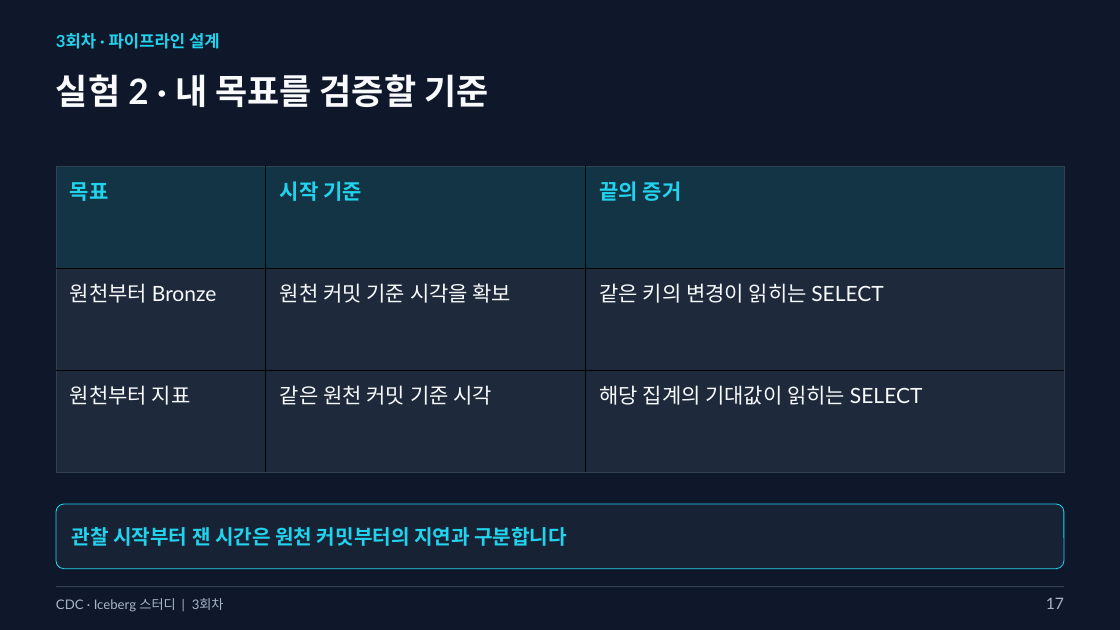
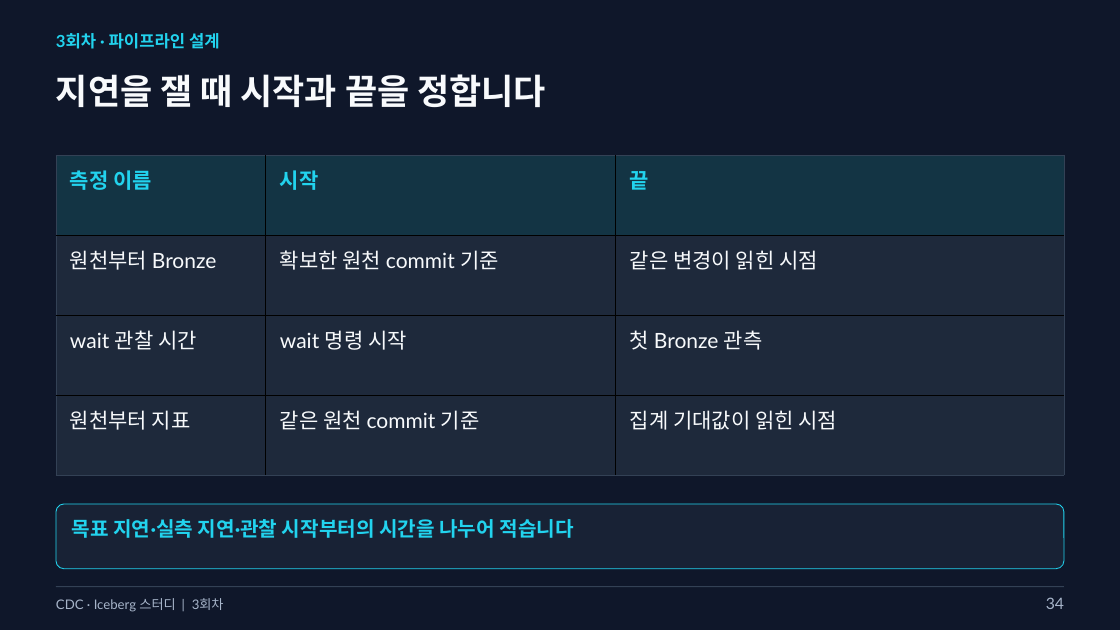
Before and after one commit to kim-dabin/cdc-lakehouse-study, a slide deck: slide 34 of labs/session03/slides/03-session03.pptx (slide 17 before the commit). Drawn at 1120x630 pixels with LibreOffice and Linux fonts; fonts in the diff are those of the drawing. Boxes give left, top, right and bottom in pixels: in the first picture for what was removed or moved away, otherwise in the second. Text is boxed around its words. In the diff, an @@ line names an element or a change of style, - is before the commit and + after.

```diff
--- a/labs/session03/slides/03-session03.pptx
+++ b/labs/session03/slides/03-session03.pptx
@@ text at <box>56,74,546,107</box>: text changed @@
-실험 2 · 내 목표를 검증할 기준
+지연을 잴 때 시작과 끝을 정합니다
@@ table at <box>56,155,1065,475</box> @@
-row 1: 목표 | 시작 기준 | 끝의 증거
-row 2: 원천부터 Bronze | 원천 커밋 기준 시각을 확보 | 같은 키의 변경이 읽히는 SELECT
-row 3: 원천부터 지표 | 같은 원천 커밋 기준 시각 | 해당 집계의 기대값이 읽히는 SELECT
+row 1: 측정 이름 | 시작 | 끝
+row 2: 원천부터 Bronze | 확보한 원천 commit 기준 | 같은 변경이 읽힌 시점
+row 3: wait 관찰 시간 | wait 명령 시작 | 첫 Bronze 관측
+row 4: 원천부터 지표 | 같은 원천 commit 기준 | 집계 기대값이 읽힌 시점
@@ table: place and size @@
-table at <box>56,166,1065,473</box>
+table at <box>56,155,1065,475</box>
@@ text "목표 지연·실측 지연·관찰 시작부터의 시간을 ..." at <box>72,519,574,538</box>: vertical alignment middle to top @@
@@ text at <box>72,519,574,538</box>: text changed @@
-관찰 시작부터 잰 시간은 원천 커밋부터의 지연과 구분합니다
+목표 지연·실측 지연·관찰 시작부터의 시간을 나누어 적습니다
@@ text at <box>1046,597,1064,609</box>: text changed @@
-17
+34
```
Also in this commit, not shown: 12 other slides changed, 39 slides added, 10 slides removed, 8 other files.
